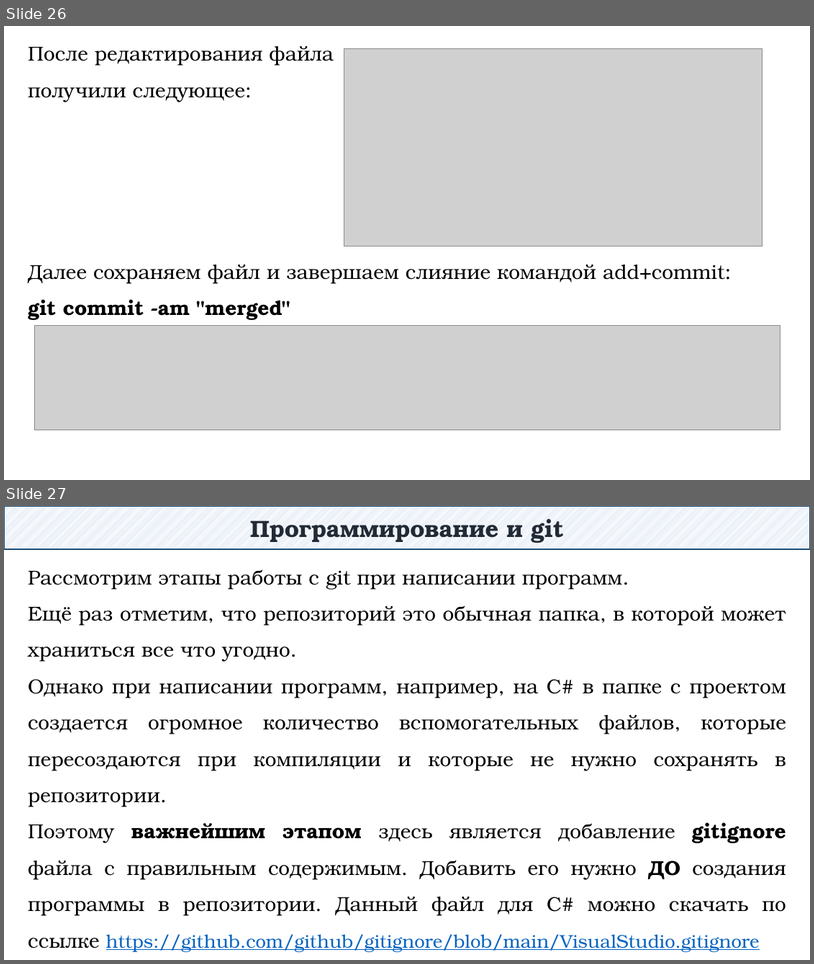
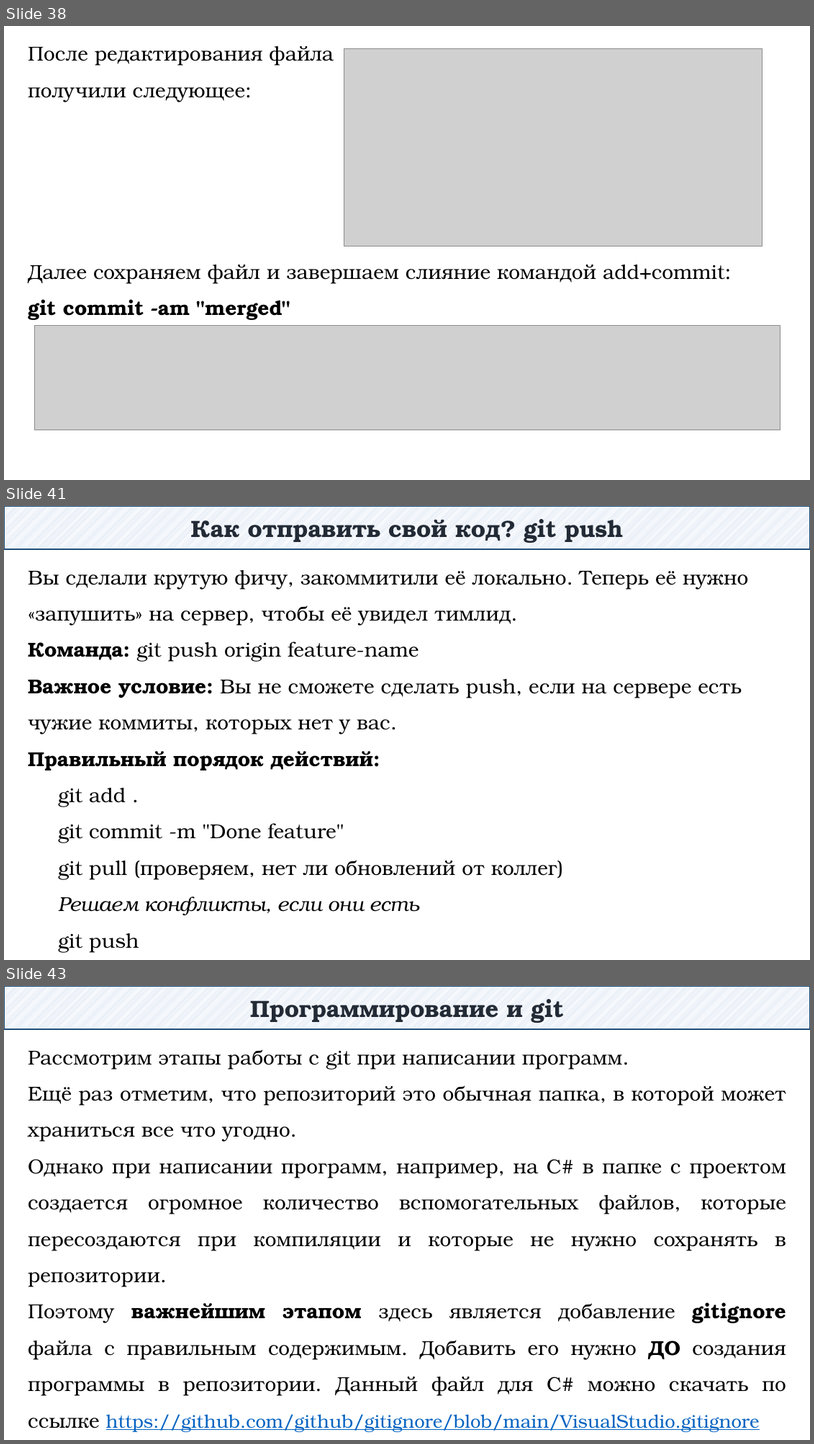
Before and after one commit to DaniilKlyukin/OOP-4, a slide deck: Лекции/ООП 1 лек 2.pptx. Shown one above the other, each under a label of ours: slides 26 and 27 before the commit, slides 38, 41 and 43 after it; the slides between them are not shown. The pictures are 814x964 and 814x1444 pixels, drawn with LibreOffice and Linux fonts; fonts in the diff are those of the drawing; grey boxes stand for pictures. Boxes give left, top, right and bottom in pixels: in the first picture for what was removed or moved away, otherwise in the second. Text is boxed around its words. In the diff, an @@ line names an element or a change of style, - is before the commit and + after.

```diff
--- a/Лекции/ООП 1 лек 2.pptx
+++ b/Лекции/ООП 1 лек 2.pptx
@@ slide 41 added at (4,506,810,960), background #FFFFFF @@
@@ rectangle added at (4,506,810,549), fill pattern #B4C7E7 on #FFFFFF, outline #1F4E79 1.25 pt, 28 pt, text #222A35, bold @@
+Как отправить свой код? git push
@@ text added at (28,570,748,952), 24 pt, text #000000 @@
+Вы сделали крутую фичу, закоммитили её локально. Теперь её нужно «запушить» на сервер, чтобы её увидел тимлид.
+Команда: git push origin feature-name
+Важное условие: Вы не сможете сделать push, если на сервере есть чужие коммиты, которых нет у вас.
+Правильный порядок действий:
+  git add .
+  git commit -m "Done feature"
+  git pull (проверяем, нет ли обновлений от коллег)
+  Решаем конфликты, если они есть
+  git push
@@ what was slide 26 is now slide 38 @@
@@ what was slide 27 is now slide 43 @@
```
Also in this commit, not shown: 16 other slides added, 1 slide removed.
